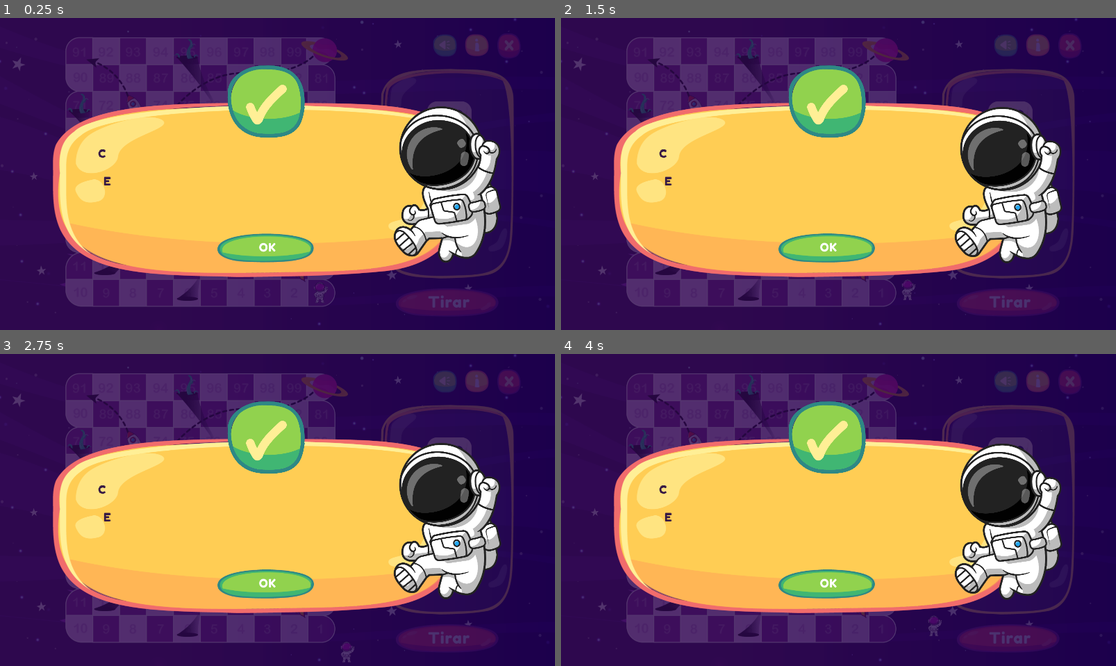
Above: before the commit, frames 1-4 (two rows, left to right).
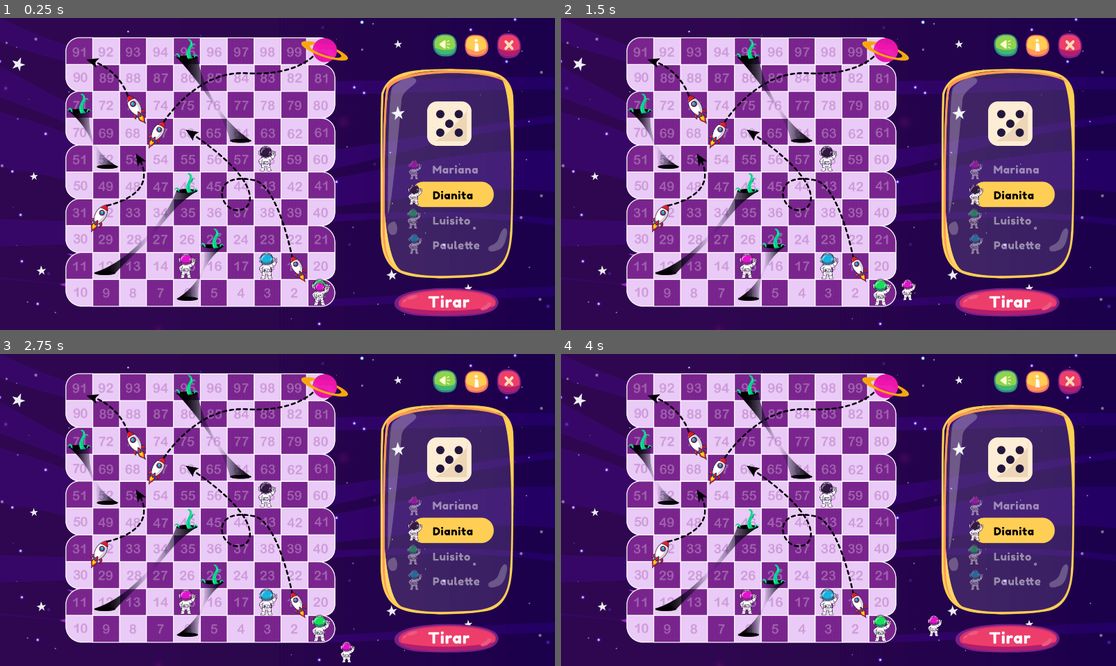
Above: after the commit, the same moments.

Repository: carrilloycardenas/Carrera-espacial
Game: Godot game, scene res://tablero/tablero.tscn
Two runs of this game, one before a commit and one after it. Both use one fixed random seed, a clock stepped at 60 frames per second and the inputs below. The project has no main scene, so this scene is started directly.
Inputs (mouse positions are in pixels of both pictures, inside the frame that each line leads up to):
- Up to frame 1 (0.25 s): no input
- Up to frame 2 (1.5 s): click (827, 248) at 0.52 s; hold Right (ui_right) from 1.28 s (still down)
- Up to frame 3 (2.75 s): release Right (ui_right) at 2.03 s; hold Down (ui_down) from 2.03 s (still down)
- Up to frame 4 (4 s): release Down (ui_down) at 2.78 s; hold Right (ui_right) 2.78-3.53 s; hold Up (ui_up) from 3.53 s (still down)

The runs differ from the first frame. In frame 1, 64% of the frame differs, in the area x 0-99%, y 0-100%; in frame 2, 64%; in frame 3, 64%; in frame 4, 64%.

Commit message:
Btn fixed.
Buttons on upper right side of "tablero" and the "salir" popup are fixed.

Diff:
--- a/scripts/tablero.gd
+++ b/scripts/tablero.gd
@@ -49,3 +49,15 @@
 
 func _on_btnregresar_pressed():
 	get_node("salir").visible = false
+
+
+
+#func _ready():
+#    play_animation_once()
+
+
+
+
+
+func _on_btnokcorrecto_pressed():
+	get_node("correcto").visible = false
--- a/tablero/tablero.tscn
+++ b/tablero/tablero.tscn
@@ -1,15 +1,15 @@
-[gd_scene load_steps=42 format=2]
+[gd_scene load_steps=45 format=2]
 
 [ext_resource path="res://assets/tablero.png" type="Texture" id=1]
 [ext_resource path="res://assets/Fondo-espacio-dado.png" type="Texture" id=2]
 [ext_resource path="res://assets/Boton-tirar-normal.png" type="Texture" id=3]
 [ext_resource path="res://assets/Boton-tirar-hover.png" type="Texture" id=4]
-[ext_resource path="res://assets/boton-info-normal.png" type="Texture" id=5]
-[ext_resource path="res://assets/boton-info-hover.png" type="Texture" id=6]
-[ext_resource path="res://assets/Boton-sonido-hover.png" type="Texture" id=7]
-[ext_resource path="res://assets/boton-sonido-normal.png" type="Texture" id=8]
-[ext_resource path="res://assets/boton-salir-normal.png" type="Texture" id=9]
-[ext_resource path="res://assets/boton-salir-hover.png" type="Texture" id=10]
+[ext_resource path="res://assets/BOTONES /boton-info-hover.png" type="Texture" id=5]
+[ext_resource path="res://assets/BOTONES /boton-info.png" type="Texture" id=6]
+[ext_resource path="res://assets/BOTONES /boton-sonido-hover.png" type="Texture" id=7]
+[ext_resource path="res://assets/BOTONES /boton-sonido.png" type="Texture" id=8]
+[ext_resource path="res://assets/BOTONES /boton-salir-hover.png" type="Texture" id=9]
+[ext_resource path="res://assets/BOTONES /boton-salir.png" type="Texture" id=10]
 [ext_resource path="res://assets/diseño-tablero.png" type="Texture" id=11]
 [ext_resource path="res://assets/astronauta-1-rosa.png" type="Texture" id=12]
 [ext_resource path="res://font/FredokaOne-Regular.ttf" type="DynamicFontData" id=13]
@@ -22,10 +22,10 @@
 [ext_resource path="res://assets/SALIR/contenedor-salir.png" type="Texture" id=20]
 [ext_resource path="res://sprites/astro-ques.tscn" type="PackedScene" id=21]
 [ext_resource path="res://assets/SALIR/fondo-pop ups.png" type="Texture" id=22]
-[ext_resource path="res://assets/SALIR/Boton-si-salir.png" type="Texture" id=23]
-[ext_resource path="res://assets/SALIR/Boton-no-hover.png" type="Texture" id=24]
-[ext_resource path="res://assets/SALIR/boton-si-hover.png" type="Texture" id=25]
-[ext_resource path="res://assets/SALIR/Boton-no-salir.png" type="Texture" id=26]
+[ext_resource path="res://assets/BOTONES /botones-no.png" type="Texture" id=23]
+[ext_resource path="res://assets/SALIR/CARRERA ESPACIAL_Mesa de trabajo 1 copia 4.png" type="Texture" id=24]
+[ext_resource path="res://assets/BOTONES /botones-no-hover.png" type="Texture" id=25]
+[ext_resource path="res://assets/BOTONES /botones-si-hover.png" type="Texture" id=26]
 [ext_resource path="res://sprites/astro-bandera.tscn" type="PackedScene" id=27]
 [ext_resource path="res://assets/GANASTE/texto-has ganado.png" type="Texture" id=28]
 [ext_resource path="res://assets/GANASTE/CARRERA ESPACIAL_Mesa de trabajo 1 copia 5.png" type="Texture" id=29]
@@ -35,6 +35,9 @@
 [ext_resource path="res://assets/RESPUESTA CORRECTA/Boton-ok-retroalimentacion-hover.png" type="Texture" id=33]
 [ext_resource path="res://assets/RESPUESTA CORRECTA/Web 1920 – 22.png" type="Texture" id=34]
 [ext_resource path="res://sprites/check-correcto.tscn" type="PackedScene" id=35]
+[ext_resource path="res://sprites/check-incorrecto.tscn" type="PackedScene" id=36]
+[ext_resource path="res://sprites/astro-incorrecto.tscn" type="PackedScene" id=37]
+[ext_resource path="res://assets/BOTONES /botones-si.png" type="Texture" id=38]
 
 [sub_resource type="DynamicFont" id=1]
 size = 37
@@ -65,8 +68,7 @@
 scale = Vector2( 1.875, 1.875 )
 script = ExtResource( 15 )
 __meta__ = {
-"_edit_horizontal_guides_": [ 728.0, 56.0, 132.0 ],
-"_edit_vertical_guides_": [ 630.0, 401.0 ]
+"_edit_horizontal_guides_": [ 56.0, 132.0 ]
 }
 
 [node name="Tablero" type="Sprite" parent="."]
@@ -134,6 +136,11 @@
 margin_bottom = 270.0
 custom_fonts/font = SubResource( 1 )
 text = "Paulette"
+
+[node name="Diseño-tablero" type="Sprite" parent="."]
+position = Vector2( 512, 288 )
+scale = Vector2( 0.533333, 0.533334 )
+texture = ExtResource( 11 )
 
 [node name="btn-tirar" type="TextureButton" parent="."]
 margin_left = 730.0
@@ -148,38 +155,32 @@
 }
 
 [node name="btn-info" type="TextureButton" parent="."]
-margin_left = 858.0
-margin_top = 30.0
-margin_right = 940.0
-margin_bottom = 106.0
+margin_left = 852.0
+margin_top = 24.0
+margin_right = 1068.0
+margin_bottom = 238.0
 grow_vertical = 0
-rect_scale = Vector2( 0.535, 0.535 )
-texture_normal = ExtResource( 5 )
-texture_hover = ExtResource( 6 )
+rect_scale = Vector2( 0.25, 0.25 )
+texture_normal = ExtResource( 6 )
+texture_hover = ExtResource( 5 )
 
 [node name="btn-sonido" type="TextureButton" parent="."]
-margin_left = 799.0
-margin_top = 30.0
-margin_right = 882.0
-margin_bottom = 108.0
-rect_scale = Vector2( 0.531, 0.531 )
+margin_left = 794.0
+margin_top = 23.0
+margin_right = 1010.0
+margin_bottom = 237.0
+rect_scale = Vector2( 0.25, 0.25 )
 texture_normal = ExtResource( 8 )
 texture_hover = ExtResource( 7 )
 
 [node name="btn-salir" type="TextureButton" parent="."]
-margin_left = 918.4
-margin_top = 27.7333
-margin_right = 989.4
-margin_bottom = 105.733
-rect_scale = Vector2( 0.6, 0.6 )
-texture_normal = ExtResource( 9 )
-texture_hover = ExtResource( 10 )
-
-[node name="Diseño-tablero" type="Sprite" parent="."]
-visible = false
-position = Vector2( 512, 288 )
-scale = Vector2( 0.533333, 0.533334 )
-texture = ExtResource( 11 )
+margin_left = 909.0
+margin_top = 21.0
+margin_right = 1125.0
+margin_bottom = 235.0
+rect_scale = Vector2( 0.28, 0.28 )
+texture_normal = ExtResource( 10 )
+texture_hover = ExtResource( 9 )
 
 [node name="astro1" parent="." instance=ExtResource( 19 )]
 position = Vector2( 578.133, 550.933 )
@@ -193,47 +194,56 @@
 texture = ExtResource( 22 )
 
 [node name="Contenedor-advertencia" type="Sprite" parent="salir"]
-position = Vector2( 509.328, 287.467 )
-scale = Vector2( 0.615309, 0.615308 )
+position = Vector2( 499.733, 278.4 )
+scale = Vector2( 0.53697, 0.536969 )
 texture = ExtResource( 20 )
 
 [node name="alto" type="Label" parent="salir"]
-margin_left = 336.001
+margin_left = 357.334
 margin_top = 197.333
-margin_right = 421.001
-margin_bottom = 237.333
+margin_right = 455.334
+margin_bottom = 242.333
+custom_colors/font_color = Color( 0, 0, 0, 1 )
 custom_fonts/font = SubResource( 2 )
 text = "¡Alto!"
 
 [node name="Label" type="Label" parent="salir"]
-margin_left = 336.0
+margin_left = 357.333
 margin_top = 259.733
-margin_right = 511.0
-margin_bottom = 308.733
+margin_right = 561.333
+margin_bottom = 314.733
+custom_colors/font_color = Color( 0, 0, 0, 1 )
 custom_fonts/font = SubResource( 3 )
 text = "¿Seguro que quieres
  salir?"
 
+[node name="CarreraEspacialMesaDeTrabajo1Copia4" type="Sprite" parent="salir"]
+visible = false
+position = Vector2( 511.763, 288.133 )
+scale = Vector2( 0.256119, 0.256119 )
+texture = ExtResource( 24 )
+
 [node name="btn-regresar" type="TextureButton" parent="salir"]
-margin_left = 484.0
-margin_top = 334.0
-margin_right = 576.0
-margin_bottom = 388.0
-texture_normal = ExtResource( 26 )
-texture_hover = ExtResource( 24 )
-expand = true
-
-[node name="astro-ques" parent="salir" instance=ExtResource( 21 )]
-position = Vector2( 713.6, 277.333 )
-scale = Vector2( 0.500001, 0.5 )
-
-[node name="btn-salir" type="TextureButton" parent="salir"]
-margin_left = 337.0
-margin_top = 340.133
-margin_right = 440.0
-margin_bottom = 388.133
+margin_left = 499.733
+margin_top = 331.2
+margin_right = 1079.73
+margin_bottom = 611.2
+rect_scale = Vector2( 0.26, 0.26 )
 texture_normal = ExtResource( 23 )
 texture_hover = ExtResource( 25 )
+
+[node name="astro-ques" parent="salir" instance=ExtResource( 21 )]
+position = Vector2( 721.067, 278.4 )
+scale = Vector2( 0.41, 0.41 )
+
+[node name="btn-salir" type="TextureButton" parent="salir"]
+margin_left = 347.733
+margin_top = 333.333
+margin_right = 927.733
+margin_bottom = 613.333
+rect_scale = Vector2( 0.26, 0.26 )
+texture_normal = ExtResource( 38 )
+texture_hover = ExtResource( 26 )
 
 [node name="ganaste" type="Node2D" parent="."]
 visible = false
@@ -283,8 +293,10 @@
 gran planeta."
 
 [node name="pregunta" type="Node2D" parent="."]
+visible = false
 
 [node name="correcto" type="Node2D" parent="."]
+visible = false
 
 [node name="Hover-seleccionjugadores" type="Sprite" parent="correcto"]
 position = Vector2( 521.333, 302.933 )
@@ -306,7 +318,50 @@
 position = Vector2( 825.6, 317.867 )
 scale = Vector2( 0.25, 0.25 )
 
-[node name="TextureButton" type="TextureButton" parent="correcto"]
+[node name="btn-ok-correcto" type="TextureButton" parent="correcto"]
+margin_left = 333.333
+margin_top = 346.667
+margin_right = 667.333
+margin_bottom = 445.667
+texture_normal = ExtResource( 32 )
+texture_hover = ExtResource( 33 )
+
+[node name="rightwrong" type="Label" parent="correcto"]
+margin_left = 181.333
+margin_top = 236.8
+margin_right = 221.333
+margin_bottom = 265.8
+custom_colors/font_color = Color( 0.215686, 0.101961, 0.270588, 1 )
+custom_fonts/font = SubResource( 5 )
+text = "C"
+
+[node name="text" type="Label" parent="correcto"]
+margin_left = 191.0
+margin_top = 288.0
+margin_right = 730.0
+margin_bottom = 371.0
+custom_colors/font_color = Color( 0.215686, 0.101961, 0.270588, 1 )
+custom_fonts/font = SubResource( 6 )
+text = "E"
+
+[node name="check-correcto" parent="correcto" instance=ExtResource( 35 )]
+position = Vector2( 491.2, 154.133 )
+scale = Vector2( 0.25, 0.25 )
+
+[node name="incorrecto" type="Node2D" parent="."]
+visible = false
+
+[node name="Hover-seleccionjugadores" type="Sprite" parent="incorrecto"]
+position = Vector2( 521.333, 302.933 )
+scale = Vector2( 0.575453, 0.600856 )
+texture = ExtResource( 22 )
+
+[node name="Contenedor-ganaste" type="Sprite" parent="incorrecto"]
+position = Vector2( 480, 317.067 )
+scale = Vector2( 0.700684, 0.495648 )
+texture = ExtResource( 30 )
+
+[node name="TextureButton" type="TextureButton" parent="incorrecto"]
 margin_left = 401.067
 margin_top = 397.867
 margin_right = 579.067
@@ -315,7 +370,7 @@
 texture_hover = ExtResource( 33 )
 expand = true
 
-[node name="rightwrong" type="Label" parent="correcto"]
+[node name="rightwrong" type="Label" parent="incorrecto"]
 margin_left = 181.333
 margin_top = 236.8
 margin_right = 221.333
@@ -324,7 +379,7 @@
 custom_fonts/font = SubResource( 5 )
 text = "C"
 
-[node name="text" type="Label" parent="correcto"]
+[node name="text" type="Label" parent="incorrecto"]
 margin_left = 191.0
 margin_top = 288.0
 margin_right = 730.0
@@ -333,13 +388,16 @@
 custom_fonts/font = SubResource( 6 )
 text = "E"
 
-[node name="check-correcto" parent="correcto" instance=ExtResource( 35 )]
-position = Vector2( 491.2, 154.133 )
+[node name="check-incorrecto" parent="incorrecto" instance=ExtResource( 36 )]
+position = Vector2( 496, 155.2 )
 scale = Vector2( 0.25, 0.25 )
 
-[node name="incorrecto" type="Node2D" parent="."]
+[node name="astro-incorrecto" parent="incorrecto" instance=ExtResource( 37 )]
+position = Vector2( 803.733, 306.667 )
+scale = Vector2( 0.3, 0.3 )
 
 [connection signal="pressed" from="btn-tirar" to="." method="_on_btntirar_pressed"]
 [connection signal="pressed" from="btn-salir" to="." method="_on_btnsalir_pressed"]
 [connection signal="pressed" from="salir/btn-regresar" to="." method="_on_btnregresar_pressed"]
 [connection signal="pressed" from="salir/btn-salir" to="." method="_on_TextureButton_pressed"]
+[connection signal="pressed" from="correcto/btn-ok-correcto" to="." method="_on_btnokcorrecto_pressed"]
Binary file added: assets/BOTONES /boton-info-hover.png
Not shown, added: assets/BOTONES /boton-info-hover.png.import
Binary file added: assets/BOTONES /boton-info.png
Not shown, added: assets/BOTONES /boton-info.png.import
Binary file added: assets/BOTONES /boton-salir-hover.png
Not shown, added: assets/BOTONES /boton-salir-hover.png.import
Binary file added: assets/BOTONES /boton-salir.png
Not shown, added: assets/BOTONES /boton-salir.png.import
Binary file added: assets/BOTONES /boton-sonido-hover.png
Not shown, added: assets/BOTONES /boton-sonido-hover.png.import
Binary file added: assets/BOTONES /boton-sonido.png
Not shown, added: assets/BOTONES /boton-sonido.png.import
(and 8 more such lines)
